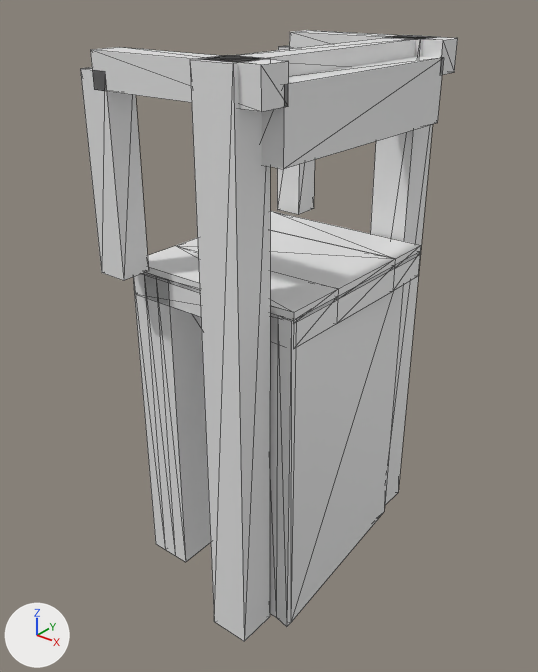
What one commit did to the glTF model models/hoorn/hoorn-pakhuisbrug/hoorn-pakhuisbrug.glb.
Rendered twice from a 50 mm lens placed at (12.69, -16.4, 7.64), pointed at (-0.16, -0.33, -2.32). Lighting does not change. The marker at lower left points along +X, +Y and +Z. The picture after the commit comes second. Mesh edges are drawn as thin lines.

The scene before the commit, as lines of its bpy script (objects in view):
```python
ob_building_balans = bpy.data.objects.new('building:balans', me_balans)
ob_building_balans.location = (0.0, 0.0, 0.0)
ob_building_balans_2 = bpy.data.objects.new('building:balans 2', me_balans_2)
ob_building_balans_2.location = (0.0, 0.0, 0.0)
ob_building_contragewicht = bpy.data.objects.new('building:contragewicht', me_contragewicht)
ob_building_contragewicht.location = (0.0, 0.0, 0.0)
ob_building_hamei = bpy.data.objects.new('building:hamei', me_hamei)
ob_building_hamei.location = (0.0, 0.0, 0.0)
ob_building_hamei_2 = bpy.data.objects.new('building:hamei 2', me_hamei_2)
ob_building_hamei_2.location = (0.0, 0.0, 0.0)
ob_building_hangstang = bpy.data.objects.new('building:hangstang', me_hangstang)
ob_building_hangstang.location = (0.0, 0.0, 0.0)
ob_building_hangstang_2 = bpy.data.objects.new('building:hangstang 2', me_hangstang_2)
ob_building_hangstang_2.location = (0.0, 0.0, 0.0)
ob_building_portaal = bpy.data.objects.new('building:portaal', me_portaal)
ob_building_portaal.location = (0.0, 0.0, 0.0)
ob_road_landhoofd__aangenomen__2 = bpy.data.objects.new('road:landhoofd (aangenomen) 2', me_landhoofd__aangenomen__2)
ob_road_landhoofd__aangenomen__2.location = (0.0, 0.0, 0.0)
# also in view: 'road:voetpad' at (0.0, -2.23, 0.16); 'road:dek' at (0.0, 0.0, -0.29); 'road:landhoofd (aangenomen)' at (-2.15, 0.0, -4.95); 'road:rijbaan lokale weg' at (0.0, 0.11, 0.16); 'road:voetpad 2' at (0.0, 2.33, 0.16)
```
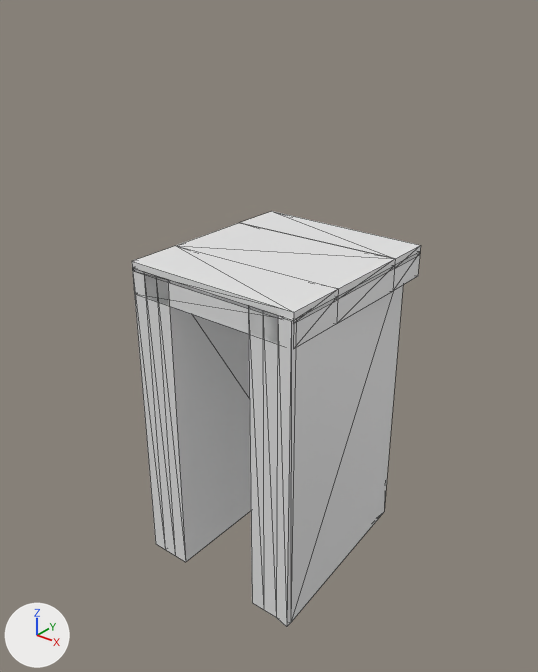
What differs and where, as boxes (x1, y1, x2, y2) in the pictures (538 x 672 px):
'building:hamei 2', deleted: before (190, 55, 270, 642)
'building:contragewicht', deleted: before (262, 57, 444, 169)
'building:hangstang 2', deleted: before (80, 67, 149, 280)
'building:hamei', deleted: before (370, 35, 435, 505)
'building:balans 2', deleted: before (90, 47, 289, 112)
'building:portaal', deleted: before (217, 37, 418, 77)
'building:balans', deleted: before (289, 30, 458, 75)
'building:hangstang', deleted: before (277, 45, 315, 214)

What changed in the scene script:
```text
Remove ob_building_hamei:
    ob_building_hamei = bpy.data.objects.new('building:hamei', me_hamei)
    ob_building_hamei.location = (0.0, 0.0, 0.0)
Remove ob_building_hamei_2:
    ob_building_hamei_2 = bpy.data.objects.new('building:hamei 2', me_hamei_2)
    ob_building_hamei_2.location = (0.0, 0.0, 0.0)
Remove ob_building_portaal:
    ob_building_portaal = bpy.data.objects.new('building:portaal', me_portaal)
    ob_building_portaal.location = (0.0, 0.0, 0.0)
Remove ob_building_balans:
    ob_building_balans = bpy.data.objects.new('building:balans', me_balans)
    ob_building_balans.location = (0.0, 0.0, 0.0)
Remove ob_building_hangstang:
    ob_building_hangstang = bpy.data.objects.new('building:hangstang', me_hangstang)
    ob_building_hangstang.location = (0.0, 0.0, 0.0)
Remove ob_building_balans_2:
    ob_building_balans_2 = bpy.data.objects.new('building:balans 2', me_balans_2)
    ob_building_balans_2.location = (0.0, 0.0, 0.0)
Remove ob_building_hangstang_2:
    ob_building_hangstang_2 = bpy.data.objects.new('building:hangstang 2', me_hangstang_2)
    ob_building_hangstang_2.location = (0.0, 0.0, 0.0)
Remove ob_building_contragewicht:
    ob_building_contragewicht = bpy.data.objects.new('building:contragewicht', me_contragewicht)
    ob_building_contragewicht.location = (0.0, 0.0, 0.0)
```
